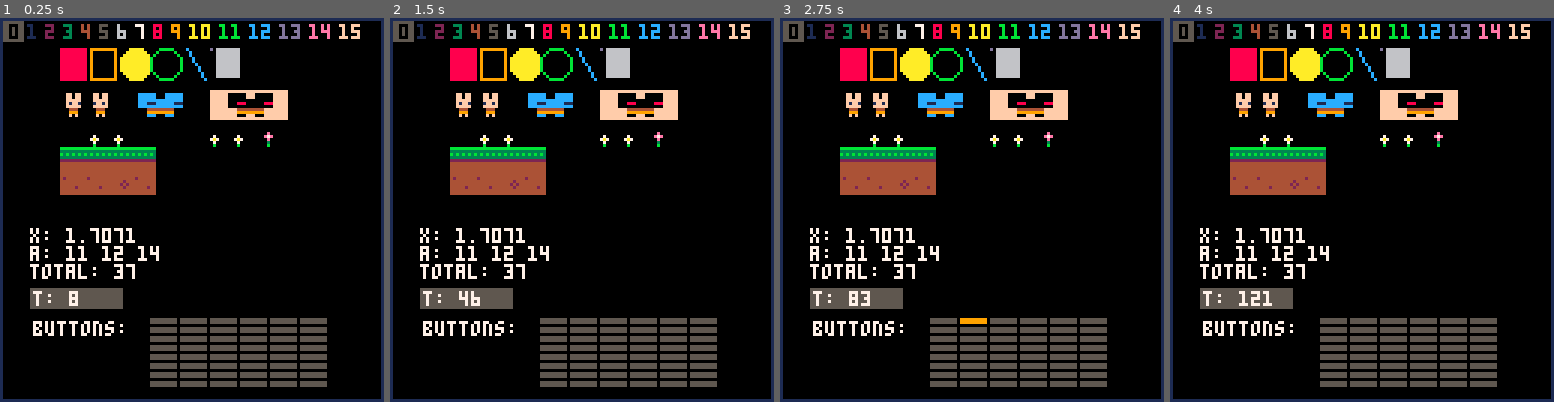
Above: before the commit, frames 1-4 (left to right).
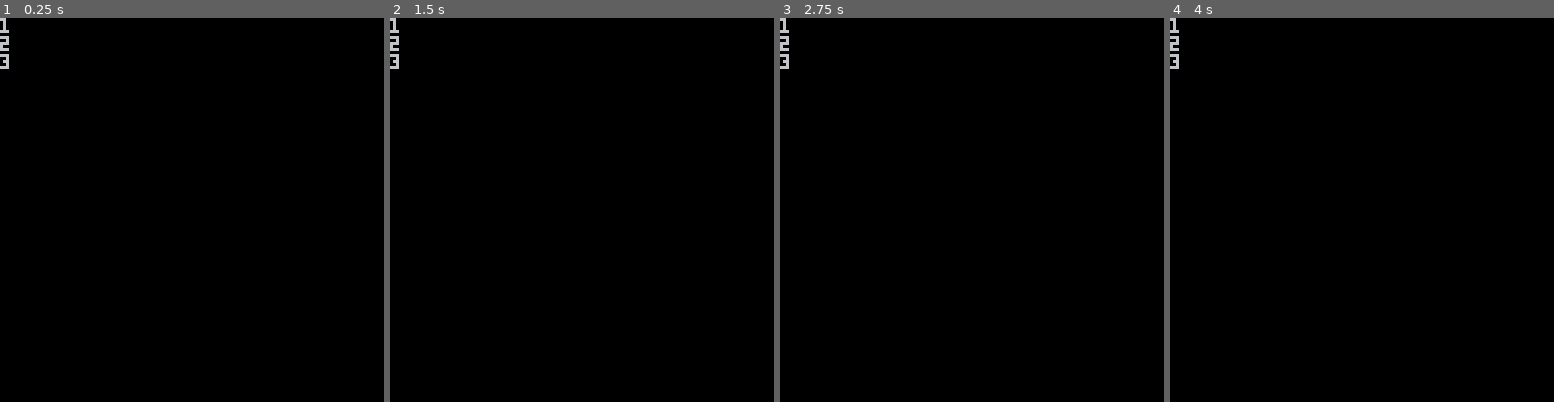
Above: after the commit, the same moments.

Repository: selfsame/carts
Game: PICO-8 cartridge demos/api.p8
Two runs of this game, one before a commit and one after it. Both use one fixed random seed, a clock stepped at 60 frames per second and the inputs below.
Inputs:
- Up to frame 1 (0.25 s): no input
- Up to frame 2 (1.5 s): tap X (X key) at 0.33, 1.07 s; tap O (Z key) at 0.7 s
- Up to frame 3 (2.75 s): hold Right 1.6-2.1 s; tap O (Z key) at 1.7, 2.1, 2.5 s; tap X (X key) at 1.85 s; hold Up 2.15-2.42 s; hold Right from 2.47 s (still down)
- Up to frame 4 (4 s): tap O (Z key) at 2.9, 3.3, 3.7 s; tap X (X key) at 2.97 s; release Right at 3.03 s; hold Left 3.08-3.58 s; hold Down 3.63-3.97 s

The runs differ from the first frame. In frame 1, 20% of the frame differs, in the area x 0-100%, y 0-100%; in frame 2, 20%; in frame 3, 20%; in frame 4, 20%.

Commit message:
actual fixed agrees

Diff:
--- a/demos/api.p8
+++ b/demos/api.p8
@@ -1,124 +1,43 @@
 pico-8 cartridge // http://www.pico-8.com
 version 4
 __lua__
--- pico-8 api test  // by zep
--- demonstrates all pico-8
--- functions and some lua
-
-cls() -- clear screen
-rect(0,0,127,127,1)
-
--- play music from pattern 02
--- (loop back flag set in pat 13)
-music(0)
-
--- play sound 0 on channel 3
-sfx(0, 3)
-
--- draw palette
-x=3
-rectfill(1,1,7,7,5)
-for i=0,15 do
- print(i,x,2,i)
- x = x + 6 + flr(i/10)*4
+
+
+n = 2
+
+
+function agrees(p1,p2,dx,dy) -- this is bad
+  local xmin = (dx < 0) and 0 or dx
+  local xmax = (dx < 0) and (dx+n) or n
+  local ymin = (dy < 0) and 0 or dy
+  local ymax = (dy < 0) and (dy+n) or n
+  --print(xmin..","..xmax..","..ymin..","..ymax)
+  for y=ymin,ymax-1 do
+    for x=xmin,xmax-1 do
+      --print(x..","..y..":"..(x+n*y).." "..(x-dx+n*(y-dy)))
+      if (p1[(x+n*y)+1] != p2[(x-dx+n*(y-dy))+1]) return false
+    end
+  end
+  return true
 end
 
--- gfx shapes
-camera(-10,0) -- shift draws
-rectfill(10,10,18,20,8)
-rect(20,10,28,20,9)
-circfill(35,15,5,10)
-circ(45,15,5,11)
-line(52,10,58,20,12)
-pset(60,10,13)
-pset(62,10,pget(60,10)+1)
-clip(72,10,8,10)
-rectfill(0,0,127,127,6)
-clip()
-
--- sprites
-
-rectfill(60,24,85,33,15)
-spr(1,10,25)
-spr(1,20,25,1,1,true)
-pal(15,12) -- remap 15 to 12
-sspr(8,0,8,8, 30,25,24,8)
-pal(15,0) -- draw solid black
-pal(1,8)
-sspr(8,0,8,8, 60,25,24,8)
-pal() -- reset palette mapping
-
--- map
-
-mset(3,3,mget(1,3)+2)
-map(0,3,10,35,4,3,1)
-fset(6,1,true) --pink flower
--- only cels with flag 2 set
-map(0,3,50,35,4,3,2)
-
--- set cursor position and color
-cursor(0,90)
-color(7)
-
--- math
-cursor(0,70)
-x = cos(0.125) + mid(1,2,3)
-x = (x%1) + abs(-1)
-print("x: "..x)
-
-
--- collections and strings
-a={}
-add(a, 11) add(a, 12)
-add(a, 13) add(a, 14)
-del(a, 13)
-str="a: "
-for i in all(a) do
- str=str..i.." "
+
+cls()
+z = 0
+for x = -1,1 do
+for y = -1,1 do
+z += 1
+
+--print(x..","..y)
+--print(agrees({1,0,0,1},{0,1,0,1},x,y))
+end end
+
+
+
+for x=1,(2*2-1) do
+ print(x)
 end
-print(str)
-
--- foreach and anon functions
-total=0
-foreach(a,
- function(i)
-  total=total+i
- end
-)
-print("total: "..total)
-
-
--- callbacks and input
--- pico-8 automatically loops
--- and calls _update() and
--- _draw() once per frame if
--- they exist
-
-t=0
-function _update()
- t=t+1
-end
-
-function _draw()
-
- -- show current value of t
- rectfill(0,90,30,96,5)
- print("t: "..t,1,91,7)
-
- -- show state of buttons
-
- print("buttons: ", 1,101,7)
-
- for p=0,7 do
- for i=0,5 do
-  col=5
-  if(btn(i,p)) then col=8+i end
-  rectfill(40+i*10,100+p*3,
-   48+i*10, 101+p*3, col)
- end
- end
-
-end
+
 
 
 
--- a/wfc.p8
+++ b/wfc.p8
@@ -178,15 +178,16 @@
     end
   end
 
-  agrees = function(p1,p2,dx,dy) -- this is bad
+  agrees = function(p1,p2,dx,dy)
     local xmin = (dx < 0) and 0 or dx
     local xmax = (dx < 0) and (dx+n) or n
     local ymin = (dy < 0) and 0 or dy
     local ymax = (dy < 0) and (dy+n) or n
-
+    --print(xmin..","..xmax..","..ymin..","..ymax)
     for y=ymin,ymax-1 do
       for x=xmin,xmax-1 do
-        if (p1[(x+n*y)] != p2[(x-dx+n*(y-dy))]) return false
+        --print(x..","..y..":"..(x+n*y).." "..(x-dx+n*(y-dy)))
+        if (p1[(x+n*y)+1] != p2[(x-dx+n*(y-dy))+1]) return false
       end
     end
     return true
@@ -199,7 +200,7 @@
       for y=1,(2*n-1) do
         local list = {}
         for j2=1,t do
-          if (agrees(patterns[j],patterns[j2], x-n+1, y-n+1)) add(list, j2)
+          if (agrees(patterns[j],patterns[j2], x-n, y-n)) add(list, j2) -- maybe wrong
         end
         propagator[j][x][y] = array(#list)
         for k=1,#list do
@@ -342,8 +343,20 @@
   end
 
   print("t "..t,60,1,10)
-  --print("w "..truecount(wave[2][2]),60,9,10)
-
+  print(table_str(colors),60,9,7)
+
+  for x=1,fmx do
+    for y=1,fmy do
+      local tcnt = 0
+      for j=1,t do
+        if (wave[x][y][j]) then
+          tcnt += 1
+          _c = colors[patterns[j][1]+1]
+          pset(x,y+60,tcnt) -- if (rnd(10) < 3)
+        end
+      end
+    end
+  end
   for x=1,fmx do
     for y=1,fmy do
       local tcnt = 0
@@ -351,23 +364,18 @@
         if (wave[x][y][j]) then
           tcnt += 1
           _c = colors[patterns[j][1]]
-          pset(x,y+60,_c) -- if (rnd(10) < 3)
+          pset(x,y+30,_c) -- if (rnd(10) < 3)
         end
       end
     end
   end
 
-  for i=1,#propagator[2][2] do
-    --print(table_str(propagator[2][2][i]), 60,10+i*7,13)
-  end
-
-  z = 0
-  for x = -1,1 do
-  for y = -1,1 do
-  z += 1
-  print(x..","..y,90,9+(z*7),15)
-  print(agrees({1,1,1,0},{1,1,1,0},x,y),60,9+(z*7),10)
-  end end
+
+  for i=1,#propagator[1][1] do
+    print(table_str(propagator[1][1][i]), 60,10+i*7,13)
+  end
+
+
   print(pair_str(weights), 0,120,12)
   print(table_str(ordering), 0,110,11)
   for i=1,#patterns do
